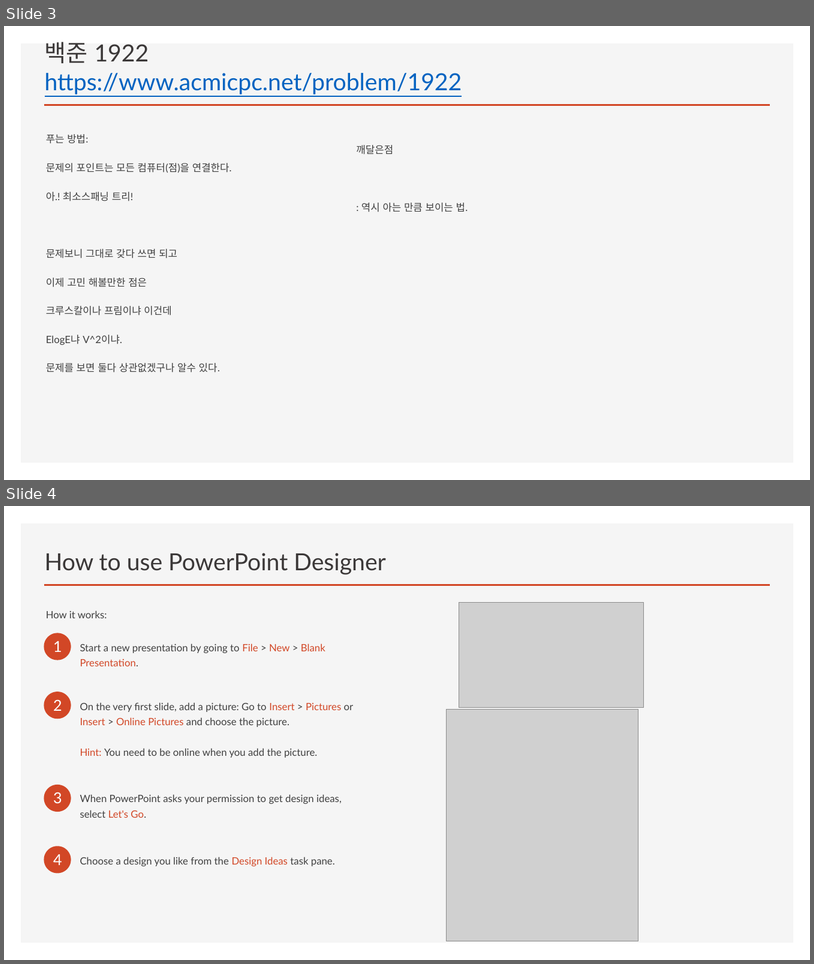
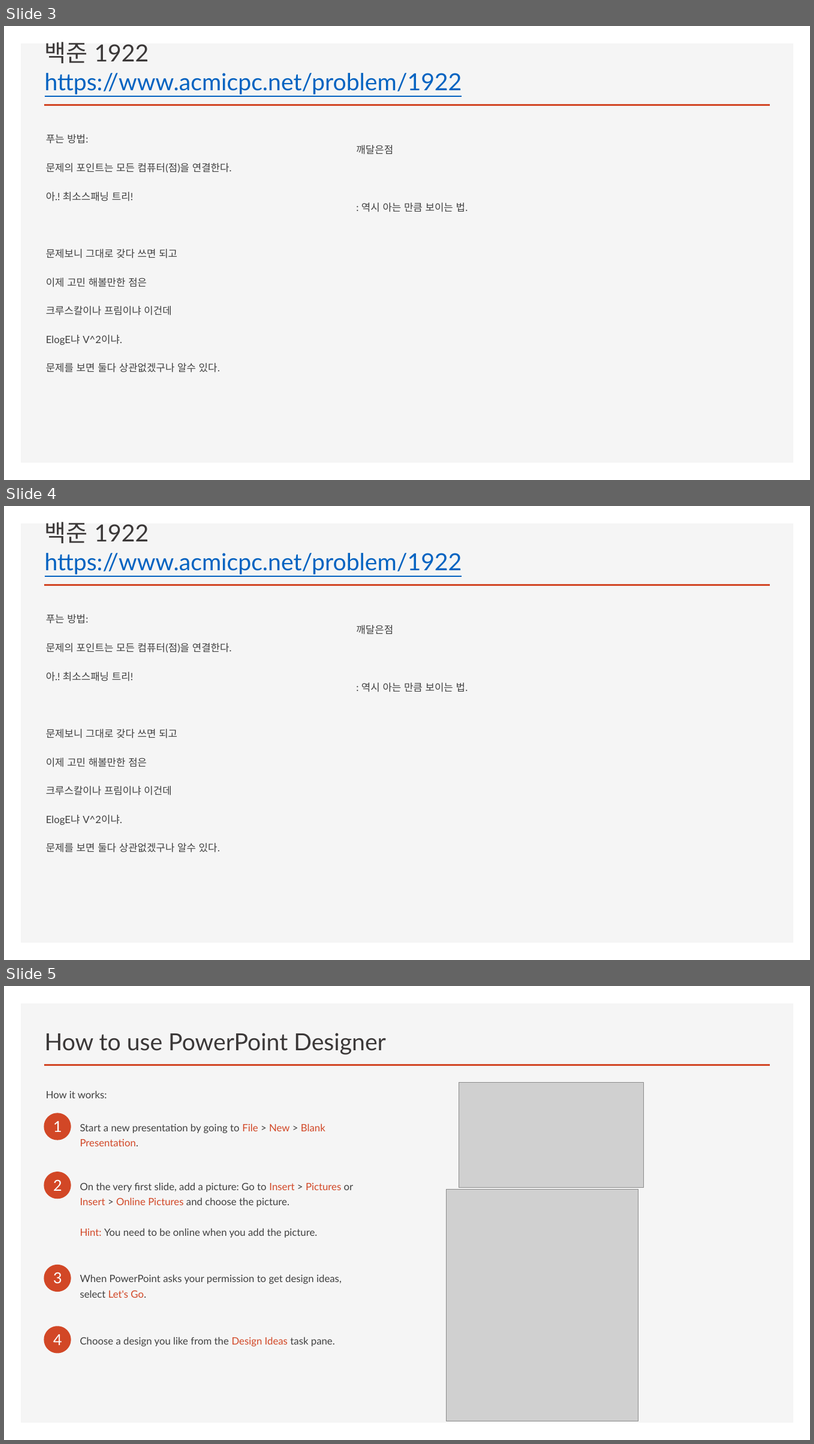
Before and after one commit to ckdgus0505/ACM, a slide deck: PPT 발표자료/이동석 2019년 8월 24일 알고스 문제풀이.pptx. Shown one above the other, each under a label of ours: slides 3 and 4 before the commit, slides 3, 4 and 5 after it. The pictures are 814x964 and 814x1444 pixels, drawn with LibreOffice and Linux fonts; fonts in the diff are those of the drawing; grey boxes stand for pictures. Boxes give left, top, right and bottom in pixels: in the first picture for what was removed or moved away, otherwise in the second. Text is boxed around its words. In the diff, an @@ line names an element or a change of style, - is before the commit and + after.

```diff
--- a/PPT 발표자료/이동석 2019년 8월 24일 알고스 문제풀이.pptx
+++ b/PPT 발표자료/이동석 2019년 8월 24일 알고스 문제풀이.pptx
@@ slide 4 added at (4,506,810,960), background #FFFFFF; not listed: 2 template elements that a slide beside it also shows @@
@@ title added at (45,522,462,574), 28 pt, text #0563C1, underline @@
+백준 1922
+https://www.acmicpc.net/problem/1922
@@ text added at (46,614,232,852), 12 pt, text #404040 @@
+푸는 방법:
+문제의 포인트는 모든 컴퓨터(점)을 연결한다.
+아.! 최소스패닝 트리!
+문제보니 그대로 갖다 쓰면 되고
+이제 고민 해볼만한 점은
+크루스칼이나 프림이냐 이건데
+ElogE냐 V^2이냐.
+문제를 보면 둘다 상관없겠구나 알수 있다.
@@ text added at (356,625,468,692), 12 pt, text #404040 @@
+깨달은점
+: 역시 아는 만큼 보이는 법.
@@ what was slide 4 is now slide 5 @@
```
Also in this commit, not shown: 3 other files.
